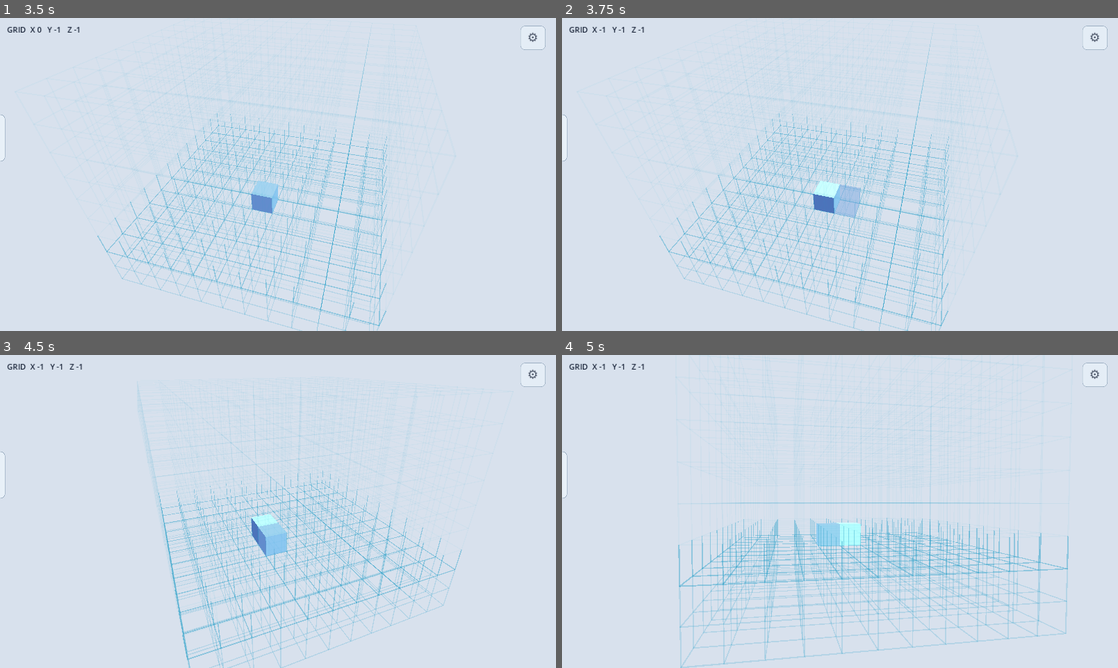
Above: before the commit, frames 1-4 (two rows, left to right).
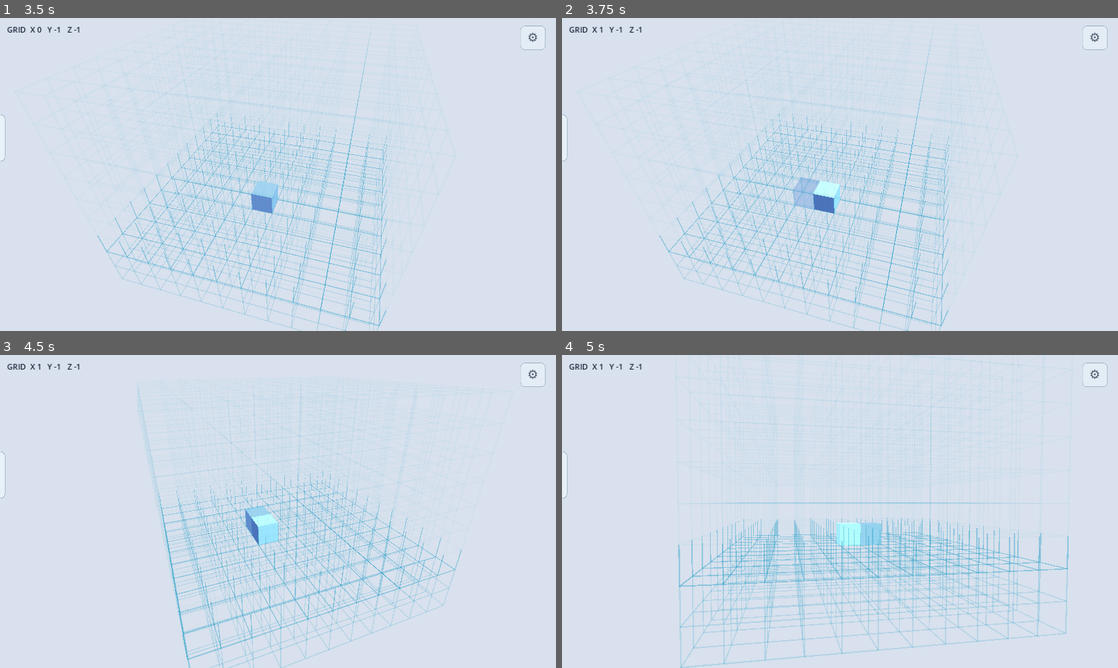
Above: after the commit, the same moments.

Repository: AkitaAttribute/SpaceMinerGame
Game: Godot game, scene res://main.tscn
The game is run twice, just before and just after one commit, with the same random seed, the same clock (stepped at 60 frames per second) and the same inputs.
Inputs (mouse positions are in pixels of both pictures, inside the frame that each line leads up to):
- Up to frame 1 (3.5 s): click "⚙" at 0.5 s; click "Resume" at 1.25 s; tap Enter at 2 s; move the mouse to (250, 237) at 2.02 s; hold W (builder_up) 2.03-2.75 s; hold Q (level_down) 2.03-2.75 s; click (250, 237) at 2.17 s; tap Space (place_part) at 2.75 s; drag from (444, 221) to (250, 237) at 2.77 s
- Up to frame 2 (3.75 s): tap Enter at 3.5 s; move the mouse to (673, 127) at 3.52 s; hold A (builder_left) from 3.53 s (still down); hold . (part_next) from 3.53 s (still down)
- Up to frame 3 (4.5 s): release A (builder_left) at 4.25 s; release . (part_next) at 4.25 s; tap Space (place_part) at 4.25 s; drag from (305, 511) to (111, 464) at 4.27 s
- Up to frame 4 (5 s): no input

Frame 1 is identical in both runs. In frame 2, 0.7% of the frame differs, in the area x 6-54%, y 2-64%; in frame 3, 0.5%; in frame 4, 0.5%.

Commit message:
Make builder movement and rotation camera-relative

Diff:
--- a/scripts/main.gd
+++ b/scripts/main.gd
@@ -24,7 +24,7 @@
 var ghost_root: Node3D
 var cursor := Vector3i(0, 0, 0)
 var selected_part := 0
-var part_rotation := Vector3i.ZERO
+var part_basis := Basis.IDENTITY
 var part_colors: Dictionary = {}
 var placed_parts: Dictionary = {}
 
@@ -649,30 +649,77 @@
     _refresh_ghost()
 
 func _perform_dpad(action: StringName) -> void:
+    var grid_direction := _camera_relative_grid_direction(action)
+    if grid_direction == Vector2i.ZERO:
+        return
+
     if parts_open:
-        match action:
-            &"builder_up":
-                part_rotation.x = posmod(part_rotation.x - 90, 360)
-            &"builder_down":
-                part_rotation.x = posmod(part_rotation.x + 90, 360)
-            &"builder_left":
-                part_rotation.y = posmod(part_rotation.y - 90, 360)
-            &"builder_right":
-                part_rotation.y = posmod(part_rotation.y + 90, 360)
+        _rotate_part_in_grid_direction(grid_direction)
         _refresh_ghost()
         return
 
+    cursor.x = clampi(cursor.x + grid_direction.x, GRID_MIN_X, GRID_MAX_X)
+    cursor.y = clampi(cursor.y + grid_direction.y, GRID_MIN_DEPTH, GRID_MAX_DEPTH)
+    _refresh_ghost()
+    _update_level_label()
+
+func _camera_relative_grid_direction(action: StringName) -> Vector2i:
+    if camera == null:
+        return Vector2i.ZERO
+
+    # The D-pad/WASD describe screen directions, not fixed world axes. Project
+    # the camera's current horizontal basis onto the construction plane, then
+    # snap the result to the nearest grid cardinal. This makes the controls flip
+    # naturally when the user orbits to the opposite side of the ship.
+    var camera_right := camera.global_basis.x
+    camera_right.y = 0.0
+    if camera_right.length_squared() < 0.0001:
+        camera_right = Vector3.RIGHT
+    else:
+        camera_right = camera_right.normalized()
+
+    var camera_forward := -camera.global_basis.z
+    camera_forward.y = 0.0
+    if camera_forward.length_squared() < 0.0001:
+        camera_forward = Vector3.FORWARD
+    else:
+        camera_forward = camera_forward.normalized()
+
+    var world_direction := Vector3.ZERO
     match action:
         &"builder_up":
-            cursor.y = clampi(cursor.y - 1, GRID_MIN_DEPTH, GRID_MAX_DEPTH)
+            world_direction = camera_forward
         &"builder_down":
-            cursor.y = clampi(cursor.y + 1, GRID_MIN_DEPTH, GRID_MAX_DEPTH)
+            world_direction = -camera_forward
         &"builder_left":
-            cursor.x = clampi(cursor.x - 1, GRID_MIN_X, GRID_MAX_X)
+            world_direction = -camera_right
         &"builder_right":
-            cursor.x = clampi(cursor.x + 1, GRID_MIN_X, GRID_MAX_X)
-    _refresh_ghost()
-    _update_level_label()
+            world_direction = camera_right
+        _:
+            return Vector2i.ZERO
+
+    if absf(world_direction.x) >= absf(world_direction.z):
+        return Vector2i(1 if world_direction.x >= 0.0 else -1, 0)
+    return Vector2i(0, 1 if world_direction.z >= 0.0 else -1)
+
+func _rotate_part_in_grid_direction(grid_direction: Vector2i) -> void:
+    # Use the same camera-relative cardinal mapping as movement. The resulting
+    # turn is still locked to a 90-degree construction-grid rotation, so parts
+    # remain exactly aligned to their cells.
+    var axis := Vector3.ZERO
+    var quarter_turns := 0
+
+    if grid_direction.x != 0:
+        axis = Vector3.UP
+        quarter_turns = grid_direction.x
+    elif grid_direction.y != 0:
+        axis = Vector3.RIGHT
+        quarter_turns = grid_direction.y
+    else:
+        return
+
+    var turn := Basis(axis, deg_to_rad(90.0 * float(quarter_turns)))
+    part_basis = (turn * part_basis).orthonormalized()
 
 func _change_level(delta: int) -> void:
     cursor.z = clampi(cursor.z + delta, GRID_MIN_LEVEL, GRID_MAX_LEVEL)
@@ -684,14 +731,14 @@
     if not parts_open:
         return
     selected_part = posmod(selected_part + delta, PartFactory.part_count())
-    part_rotation = Vector3i.ZERO
+    part_basis = Basis.IDENTITY
     _refresh_ghost()
     _rebuild_part_cards()
     _refresh_color_controls()
 
 func _select_part(index: int) -> void:
     selected_part = clampi(index, 0, PartFactory.part_count() - 1)
-    part_rotation = Vector3i.ZERO
+    part_basis = Basis.IDENTITY
     _refresh_ghost()
     _rebuild_part_cards()
     _refresh_color_controls()
@@ -733,7 +780,7 @@
 
     var ghost := PartFactory.create_part(selected_part, colors, true)
     ghost.position = _cursor_world_position()
-    ghost.rotation_degrees = Vector3(part_rotation.x, part_rotation.y, part_rotation.z)
+    ghost.basis = part_basis
     ghost_root.add_child(ghost)
 
 func _place_current_part() -> void:
@@ -752,9 +799,9 @@
 
     var part := PartFactory.create_part(selected_part, colors, false)
     part.position = _cursor_world_position()
-    part.rotation_degrees = Vector3(part_rotation.x, part_rotation.y, part_rotation.z)
+    part.basis = part_basis
     part.set_meta("grid_position", key)
-    part.set_meta("rotation_steps", part_rotation)
+    part.set_meta("rotation_basis", part_basis)
     placed_root.add_child(part)
     placed_parts[key] = part
 
